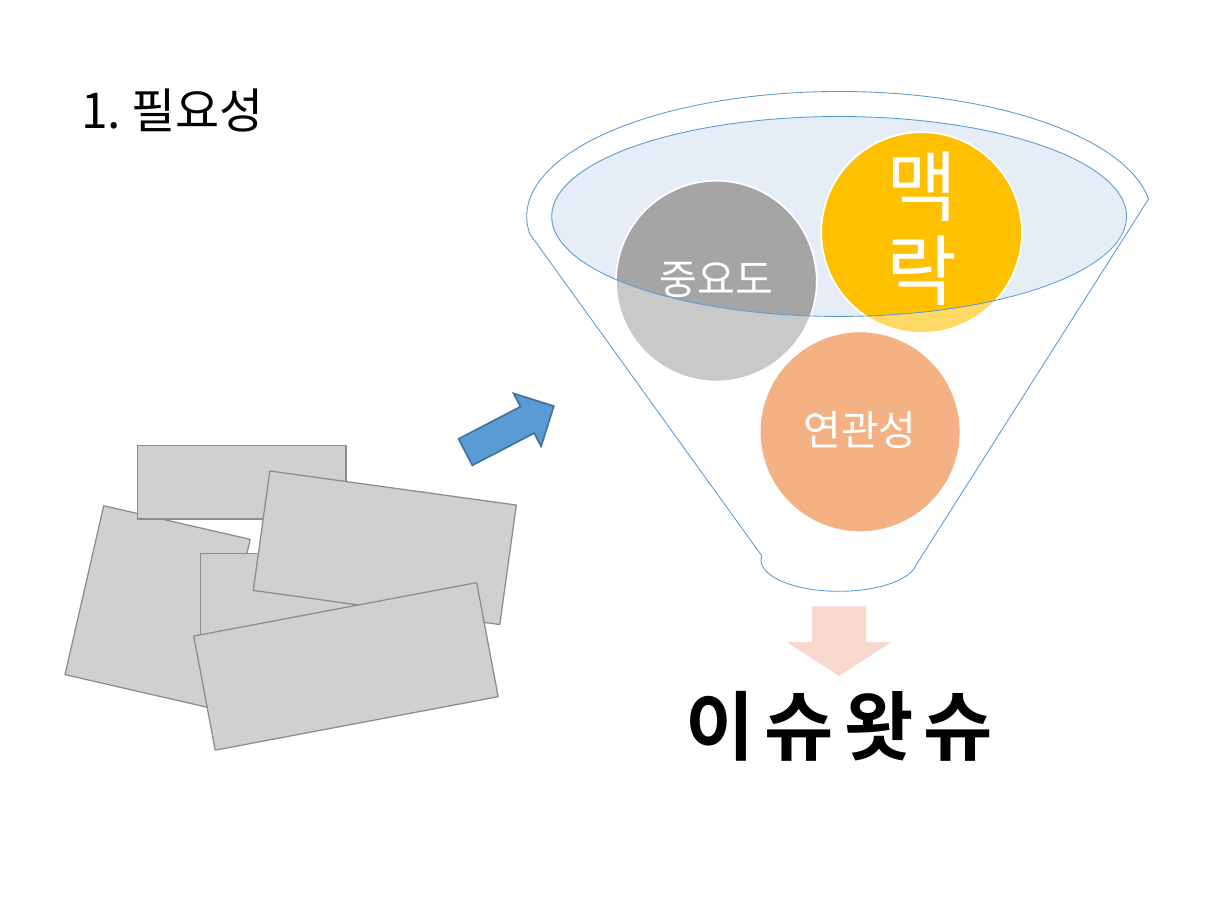
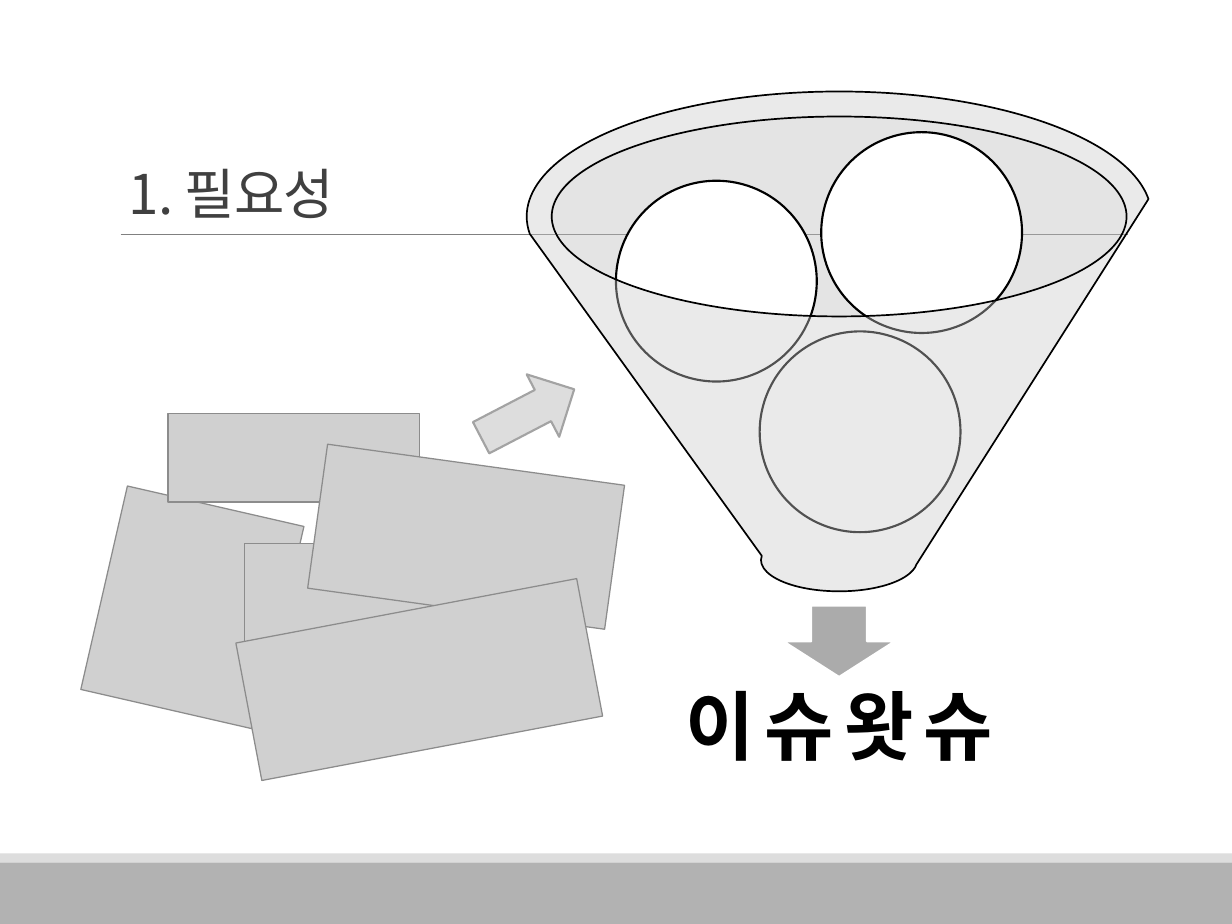
Before and after one commit to HaYongdae/issuewhatshow, a slide deck: slide 3 of doc/최종 PPT.pptx (slide 6 before the commit). Drawn at 1232x924 pixels with LibreOffice and Linux fonts; fonts in the diff are those of the drawing; grey boxes stand for pictures. Boxes give left, top, right and bottom in pixels: in the first picture for what was removed or moved away, otherwise in the second. Text is boxed around its words. In the diff, an @@ line names an element or a change of style, - is before the commit and + after.

```diff
--- a/doc/최종 PPT.pptx
+++ b/doc/최종 PPT.pptx
@@ funnel at [527,91,1152,591]: fill #FFFFFF at 40% opacity to #CCCCCC at 40% opacity; outline #5B9BD5 0.5 pt to #000000 1 pt @@
@@ ellipse at [551,116,1126,315]: fill #C4D5EB at 40% opacity to #BDBDBD at 40% opacity @@
@@ title "1. 필요성": place and size @@
-title "1. 필요성" at [81,88,264,132]
+title "1. 필요성" at [129,168,334,218]
@@ title "1. 필요성" at [129,168,334,218]: size 28 to 32 pt, text colour #000000 to #404040, letter spacing 0 to -0.5 pt; line spacing 0.9 to 0.85; vertical alignment middle to bottom @@
@@ ellipse at [822,132,1023,333]: fill #FFC000 to #FFFFFF; outline #FFFFFF 1 pt to #000000 1.25 pt @@
@@ text removed at [886,138,957,319] @@
-맥락
@@ ellipse at [616,181,817,382]: fill #A5A5A5 to #FFFFFF; outline #FFFFFF 1 pt to #000000 1.25 pt @@
@@ line added from (121, 234) to (1127, 234), #808080 0.5 pt @@
@@ right arrow: place and size @@
-right arrow at [452,379,567,478]
+right arrow at [465,358,591,469]
@@ right arrow at [465,358,591,469]: fill #5B9BD5 to #DDDDDD; outline #43739E 1 pt to #A3A3A3 1.25 pt @@
@@ ellipse at [760,331,961,532]: fill #ED7D31 to #FFFFFF; outline #FFFFFF 1 pt to #000000 1.25 pt @@
@@ picture: place and size @@
-picture at [137,446,345,520]
+picture at [168,414,419,503]
@@ text removed at [803,411,916,448] @@
-연관성
@@ picture: place and size @@
-picture at [253,471,516,625]
+picture at [308,445,625,630]
@@ picture: place and size @@
-picture at [65,505,250,708]
+picture at [81,486,304,730]
@@ picture: place and size @@
-picture at [201,553,356,636]
+picture at [244,543,430,643]
@@ picture: place and size @@
-picture at [194,583,499,750]
+picture at [236,579,604,781]
@@ down arrow at [784,606,896,678]: fill #F8D7CE to #ABABAB; outline #FFFFFF 1 pt to #FFFFFF 1.25 pt @@
@@ rectangle added at [0,862,1232,924], fill #B2B2B2 @@
@@ rectangle added at [0,854,1232,862], fill #DDDDDD @@
```
Also in this commit, not shown: 31 other slides changed, 5 slides added, 4 slides removed.
